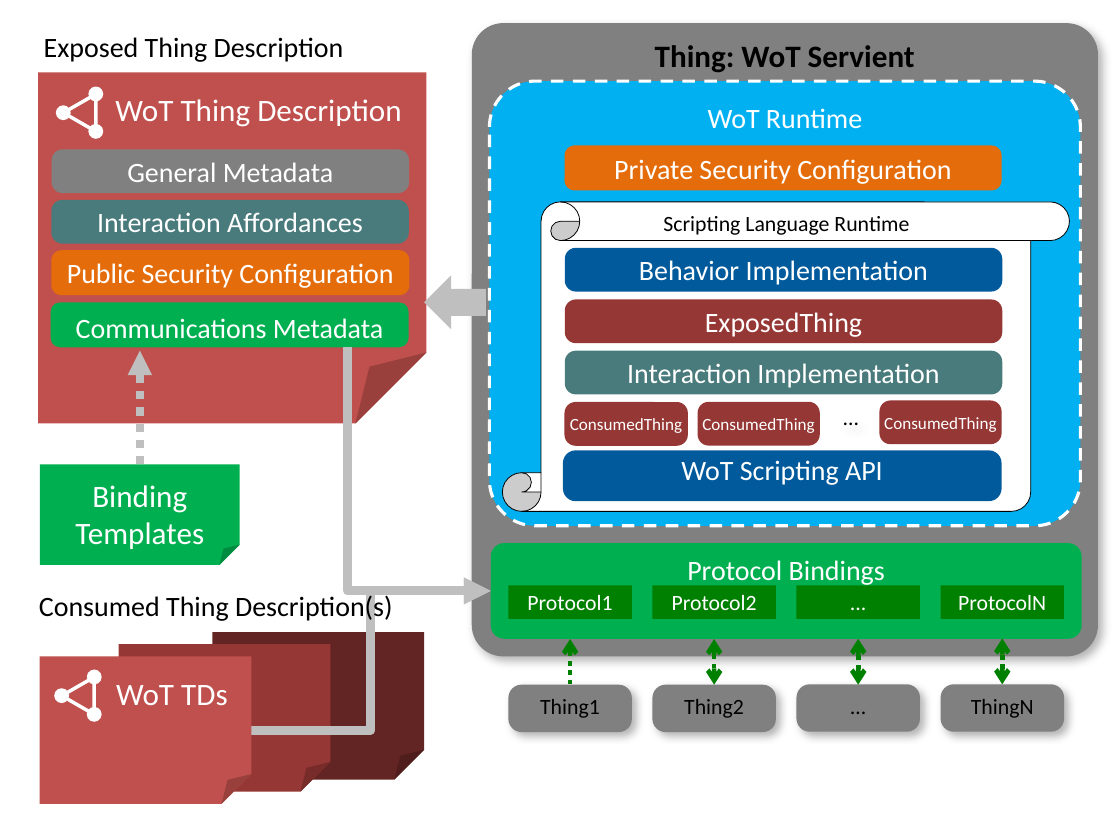
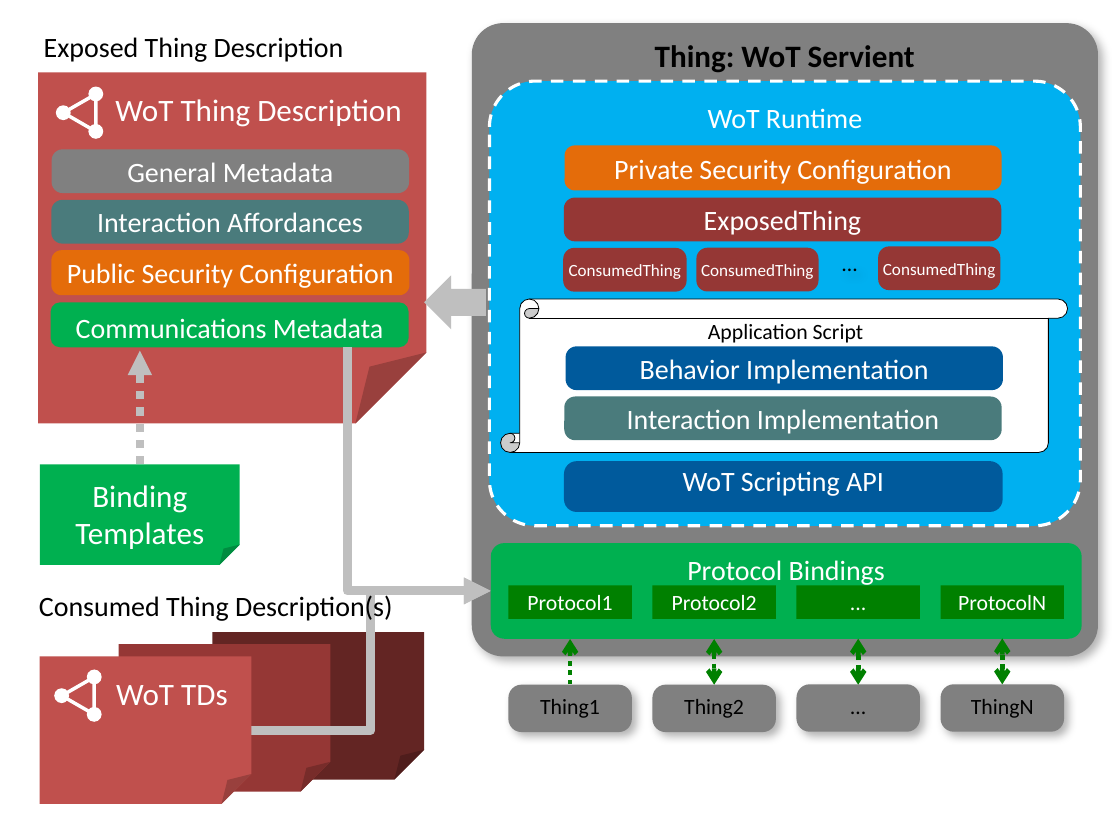
Before and after one commit to w3c/wot-architecture, a slide deck: slide 4 of images/wot-architecture-figures-new.pptx. Drawn at 1120x840 pixels with LibreOffice and Linux fonts; fonts in the diff are those of the drawing. Boxes give left, top, right and bottom in pixels: in the first picture for what was removed or moved away, otherwise in the second. Text is boxed around its words. In the diff, an @@ line names an element or a change of style, - is before the commit and + after.

Commit message:
new image versions
change of labels to align with vocabulary in text.  Moving ConsumedThing and ExposedThing objects outside the Application script.

```diff
--- a/images/wot-architecture-figures-new.pptx
+++ b/images/wot-architecture-figures-new.pptx
@@ rounded rectangle "ExposedThing": place and size @@
-rounded rectangle "ExposedThing" at bbox=[564, 299, 1002, 343]
+rounded rectangle "ExposedThing" at bbox=[563, 197, 1001, 241]
@@ text in vertical scroll at bbox=[628, 260, 841, 281]: text removed @@
-Scripting Language Runtime
@@ 3 rounded rectangles, 1 text: place and size @@
-3 rounded rectangles, 1 text at bbox=[564, 395, 1001, 446]
+3 rounded rectangles, 1 text at bbox=[563, 242, 1000, 291]
@@ vertical scroll: place and size @@
-vertical scroll at bbox=[503, 202, 1070, 511]
+vertical scroll at bbox=[501, 299, 1067, 452]
@@ text at bbox=[708, 324, 863, 343]: text changed @@
-Scripting Language Runtime
+Application Script
@@ rounded rectangle "Behavior Implementation": place and size @@
-rounded rectangle "Behavior Implementation" at bbox=[564, 248, 1002, 291]
+rounded rectangle "Behavior Implementation" at bbox=[566, 346, 1004, 390]
@@ rounded rectangle "Interaction Implementation": place and size @@
-rounded rectangle "Interaction Implementation" at bbox=[564, 351, 1002, 394]
+rounded rectangle "Interaction Implementation" at bbox=[564, 396, 1002, 440]
@@ rounded rectangle "WoT Scripting API": place and size @@
-rounded rectangle "WoT Scripting API" at bbox=[563, 450, 1002, 501]
+rounded rectangle "WoT Scripting API" at bbox=[564, 461, 1004, 512]
```
Also in this commit, not shown: 1 other slide changed, 2 other files.
